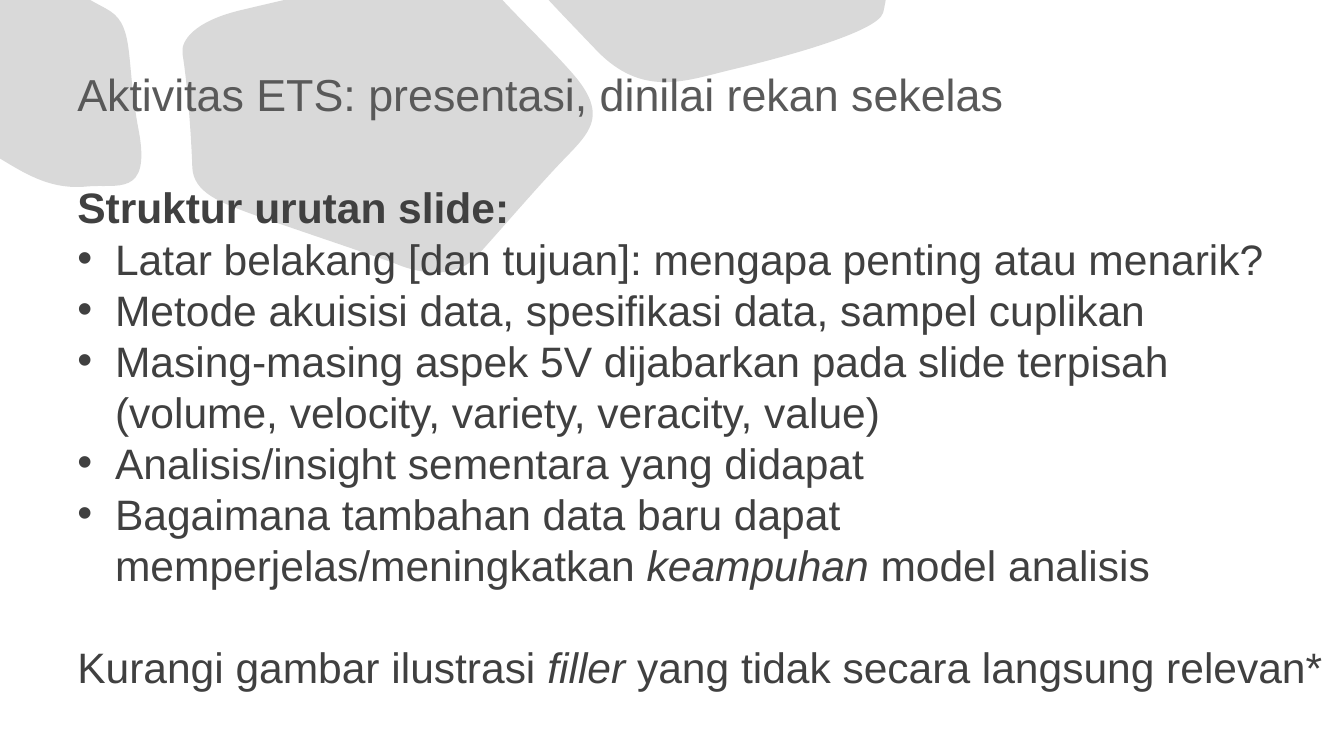
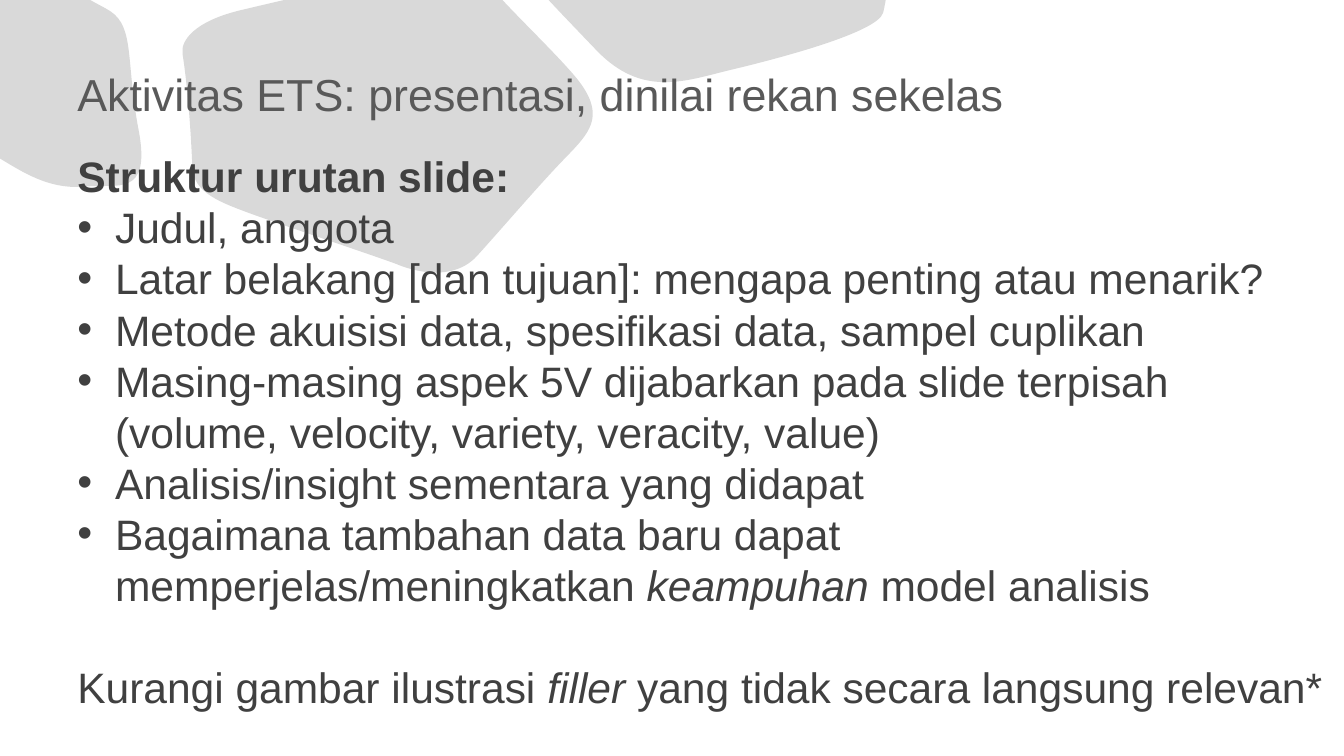
Before and after one commit to jendralhxr/bigdata, a slide deck: slide 3 of rubrikETS.pptx. Drawn at 1344x756 pixels with LibreOffice and Linux fonts; fonts in the diff are those of the drawing. Boxes give left, top, right and bottom in pixels: in the first picture for what was removed or moved away, otherwise in the second. Text is boxed around its words. In the diff, an @@ line names an element or a change of style, - is before the commit and + after.

```diff
--- a/rubrikETS.pptx
+++ b/rubrikETS.pptx
@@ text "Struktur urutan slide:": place and size @@
-text "Struktur urutan slide:" at [77,192,1322,691]
+text "Struktur urutan slide:" at [77,161,1322,711]
@@ text at [115,212,394,251]: paragraph added @@
+• Judul, anggota
```
Also in this commit, not shown: 3 other slides changed, 1 other file.
